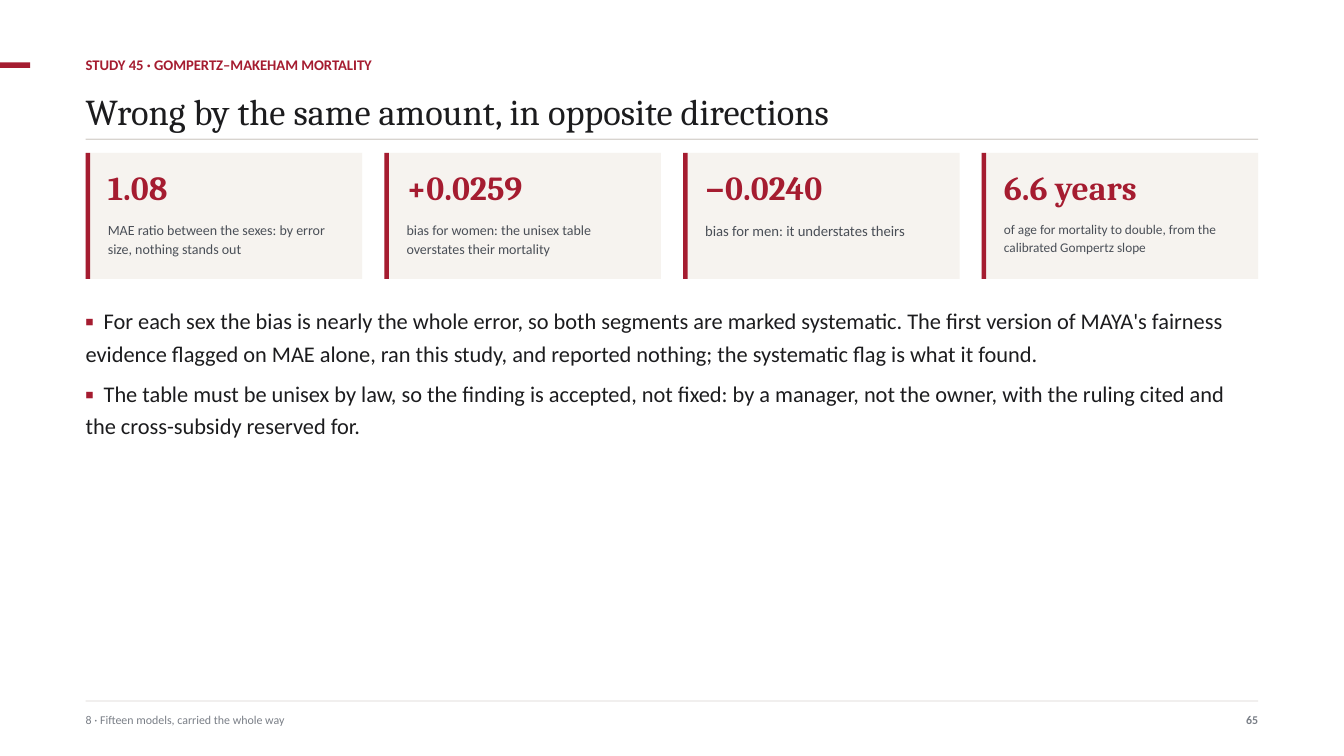
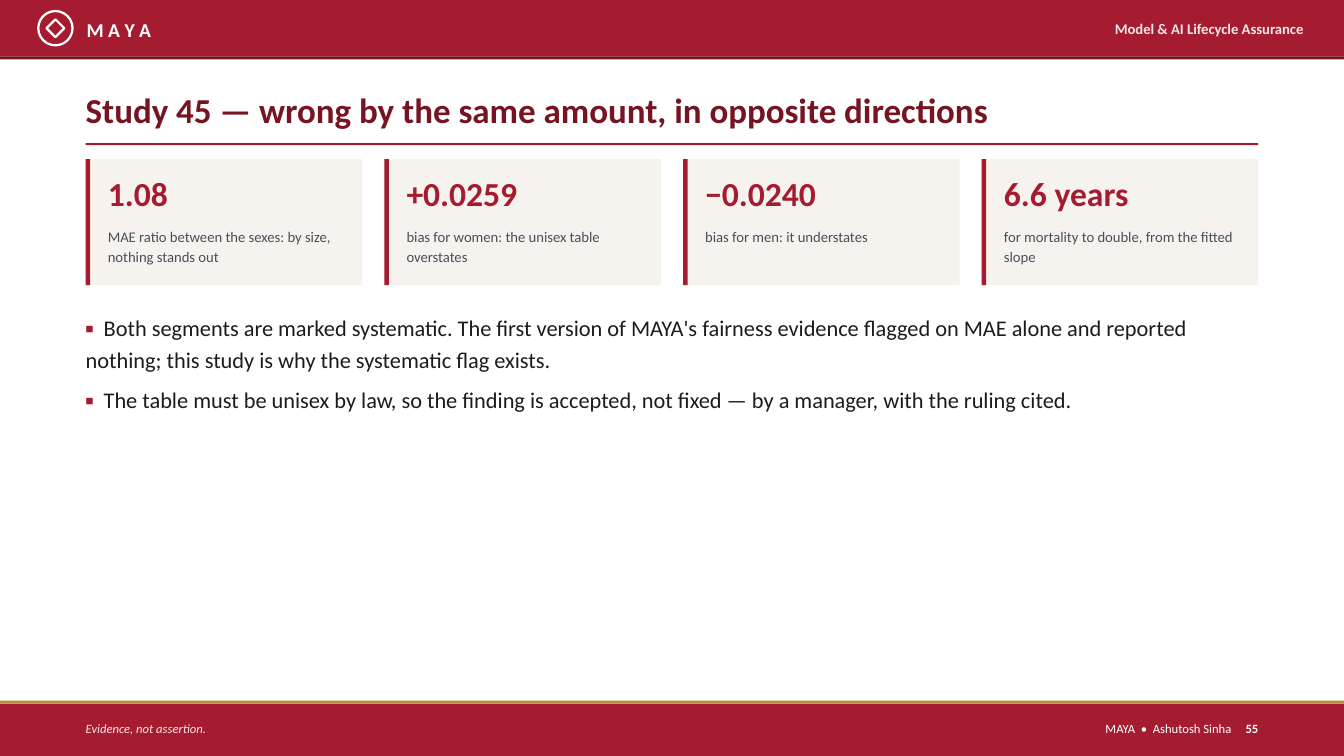
Before and after one commit to ajsinha/maya, a slide deck: slide 55 of docs/publications/MAYA-Model-Management-Formalism-and-System-Design.pptx (slide 65 before the commit). Drawn at 1344x756 pixels with LibreOffice and Linux fonts; fonts in the diff are those of the drawing. Boxes give left, top, right and bottom in pixels: in the first picture for what was removed or moved away, otherwise in the second. Text is boxed around its words. In the diff, an @@ line names an element or a change of style, - is before the commit and + after.

Commit message:
The deck retold as a briefing: TL;DR, ten principles, supervisors' words, architecture, a model's journey, then eight parts with screenshots, worked studies and a graded comparison, in MAYA's crimson; landing page numbers counted from the code

```diff
--- a/docs/publications/MAYA-Model-Management-Formalism-and-System-Design.pptx
+++ b/docs/publications/MAYA-Model-Management-Formalism-and-System-Design.pptx
@@ rectangle added at (x1=0, y1=0, x2=1344, y2=56), fill #A51C30 @@
@@ ellipse added at (x1=38, y1=11, x2=73, y2=45), outline #FFFFFF 1.6 pt @@
@@ diamond added at (x1=46, y1=19, x2=65, y2=37), outline #FFFFFF 1.6 pt @@
@@ text added at (x1=87, y1=24, x2=151, y2=37), 14 pt, text #FFFFFF, bold @@
+M A Y A
@@ text added at (x1=1115, y1=23, x2=1304, y2=37), 10.5 pt, text #F6E6E9, bold @@
+Model & AI Lifecycle Assurance
@@ rectangle added at (x1=0, y1=56, x2=1344, y2=59), fill #761422 @@
@@ rectangle removed at (x1=0, y1=63, x2=30, y2=69) @@
@@ text removed at (x1=86, y1=60, x2=372, y2=70) @@
-STUDY 45 · GOMPERTZ–MAKEHAM MORTALITY
@@ text at (x1=86, y1=98, x2=987, y2=129): text changed; size 26 to 25 pt; font Cambria to Calibri; text colour #1C1C1E to #761422; bold on @@
-Wrong by the same amount, in opposite directions
+Study 45 — wrong by the same amount, in opposite directions
@@ 9 rectangles moved together from (x1=86, y1=139, x2=1258, y2=279) to (x1=86, y1=143, x2=1258, y2=285) @@
@@ rectangle at (x1=86, y1=143, x2=1258, y2=145): fill #D8D4CF to #A51C30 @@
@@ font Cambria to Calibri in 4 elements at (x1=108, y1=183, x2=168, y2=207), (x1=407, y1=184, x2=518, y2=207), (x1=705, y1=184, x2=816, y2=207), (x1=1004, y1=183, x2=1129, y2=212) @@
@@ text at (x1=108, y1=232, x2=330, y2=265): text changed; size 10 to 10.5 pt @@
-MAE ratio between the sexes: by error size, nothing stands out
+MAE ratio between the sexes: by size, nothing stands out
@@ text at (x1=407, y1=232, x2=600, y2=262): text changed; size 10 to 10.5 pt @@
-bias for women: the unisex table overstates their mortality
+bias for women: the unisex table overstates
@@ text at (x1=705, y1=232, x2=868, y2=242): text changed @@
-bias for men: it understates theirs
+bias for men: it understates
@@ text at (x1=1004, y1=232, x2=1233, y2=265): text changed; size 9.5 to 10.5 pt @@
-of age for mortality to double, from the calibrated Gompertz slope
+for mortality to double, from the fitted slope
@@ text at (x1=86, y1=320, x2=1186, y2=412): text changed @@
-▪ For each sex the bias is nearly the whole error, so both segments are marked systematic. The first version of MAYA's fairness evidence flagged on MAE alone, ran this study, and reported nothing; the systematic flag is what it found.
-▪ The table must be unisex by law, so the finding is accepted, not fixed: by a manager, not the owner, with the ruling cited and the cross-subsidy reserved for.
+▪ Both segments are marked systematic. The first version of MAYA's fairness evidence flagged on MAE alone and reported nothing; this study is why the systematic flag exists.
+▪ The table must be unisex by law, so the finding is accepted, not fixed — by a manager, with the ruling cited.
@@ rectangle resized from (x1=86, y1=701, x2=1258, y2=702) to (x1=0, y1=701, x2=1344, y2=704) @@
@@ rectangle at (x1=0, y1=701, x2=1344, y2=704): fill #D8D4CF to #B88B3D @@
@@ rectangle added at (x1=0, y1=704, x2=1344, y2=756), fill #A51C30 @@
@@ text removed at (x1=86, y1=716, x2=284, y2=726) @@
-8 · Fifteen models, carried the whole way
@@ text removed at (x1=1246, y1=716, x2=1258, y2=724) @@
-65
@@ text added at (x1=86, y1=724, x2=206, y2=734), 9 pt, text #F6E6E9, italic @@
+Evidence, not assertion.
@@ text added at (x1=1105, y1=724, x2=1259, y2=733), 9 pt, text #FFFFFF @@
+MAYA • Ashutosh Sinha 55
```
Also in this commit, not shown: 30 other slides changed, 38 slides added, 41 slides removed, 19 other files.
